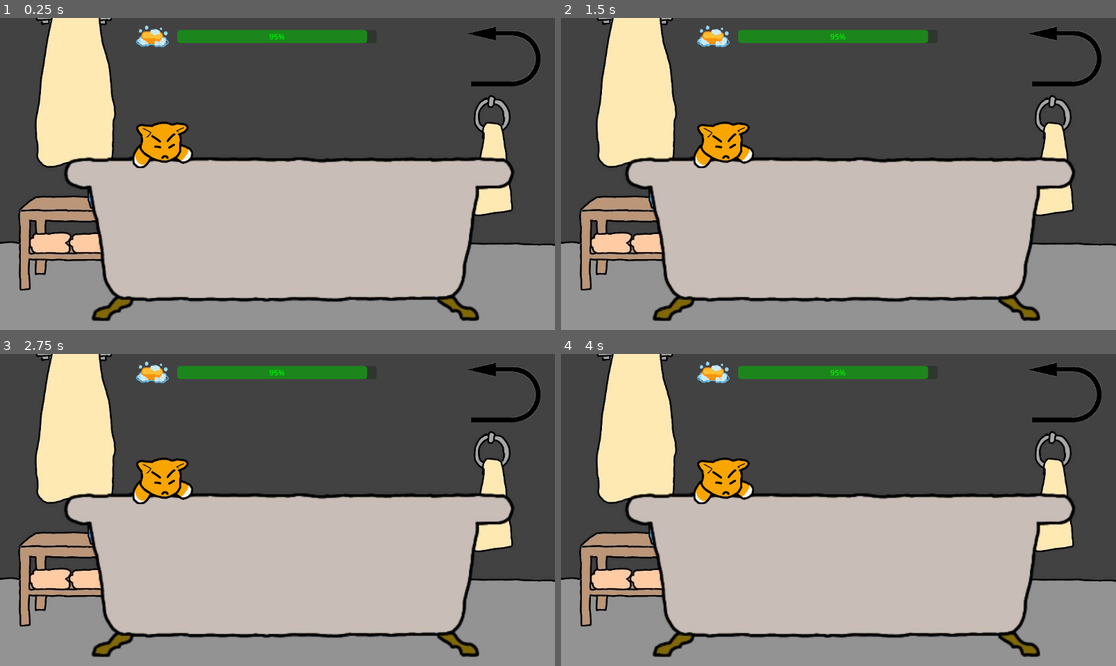
Above: before the commit, frames 1-4 (two rows, left to right).
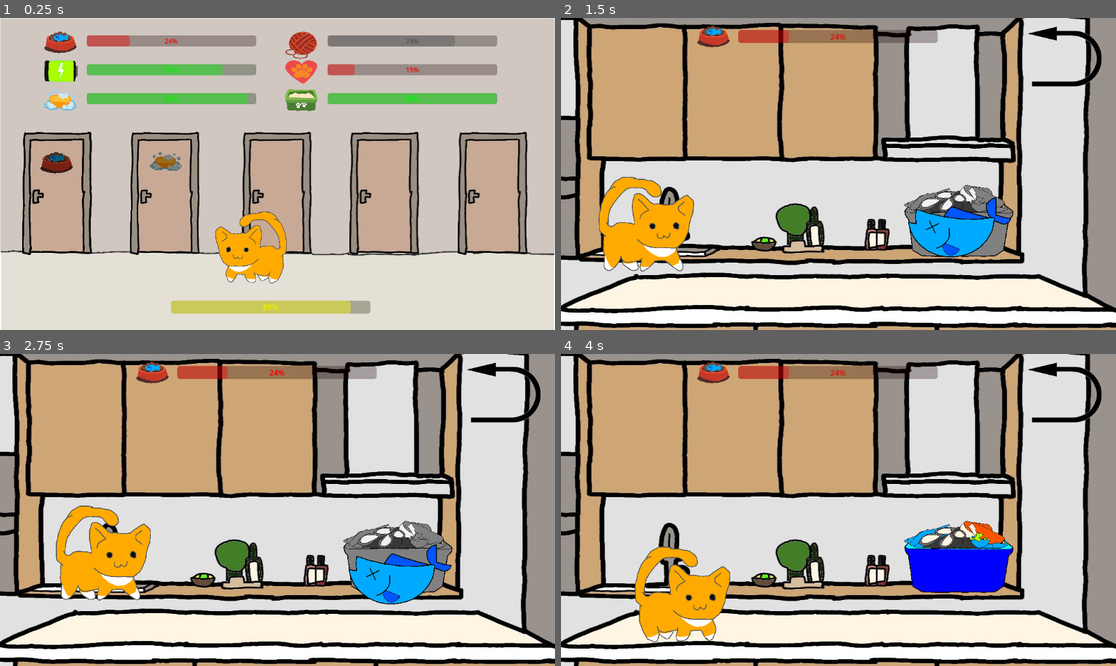
Above: after the commit, the same moments.

Repository: HipolitoThe3rd/Cat-Game
Game: Godot game, scene res://scenes/hub.tscn
Same seed, same stepped clock (60 frames per second), same inputs: the game is played once before the commit and once after it. Before the commit the project starts from res://scenes/bath.tscn.
Inputs (mouse positions are in pixels of both pictures, inside the frame that each line leads up to):
- Up to frame 1 (0.25 s): no input
- Up to frame 2 (1.5 s): click (616, 192) at 0.52 s; click (960, 220) at 1.27 s
- Up to frame 3 (2.75 s): tap Enter (ui_accept) at 2, 2.27 s; move the mouse to (399, 494) at 2.02 s; hold Right (ui_right) from 2.03 s (still down); click (399, 494) at 2.17 s
- Up to frame 4 (4 s): release Right (ui_right) at 2.75 s; drag from (727, 525) to (988, 538) at 2.77 s; move the mouse to (894, 441) at 3.52 s; hold Left (ui_left) from 3.53 s (still down)

The runs differ from the first frame. In frame 1, 91% of the frame differs, in the area x 0-100%, y 0-100%; in frame 2, 97%; in frame 3, 97%; in frame 4, 97%.

Commit message:
ready to publish

Diff:
--- a/project.godot
+++ b/project.godot
@@ -11,7 +11,7 @@
 [application]
 
 config/name="Cat Game"
-run/main_scene="uid://btdexsm00bj22"
+run/main_scene="uid://cax4rbxu3xl4m"
 config/features=PackedStringArray("4.5", "GL Compatibility")
 config/icon="res://icon.svg"
 
--- a/scenes/kitchen.tscn
+++ b/scenes/kitchen.tscn
@@ -58,18 +58,6 @@
 "update": 1,
 "values": [ExtResource("11_n55t6"), ExtResource("11_e7cmp"), ExtResource("12_f125y")]
 }
-tracks/1/type = "value"
-tracks/1/imported = false
-tracks/1/enabled = true
-tracks/1/path = NodePath("Sprite2D:flip_h")
-tracks/1/interp = 1
-tracks/1/loop_wrap = true
-tracks/1/keys = {
-"times": PackedFloat32Array(0),
-"transitions": PackedFloat32Array(1),
-"update": 1,
-"values": [false]
-}
 
 [sub_resource type="Animation" id="Animation_7t3s2"]
 resource_name = "pet"
@@ -100,12 +88,28 @@
 "transitions": PackedFloat32Array(1, 1, 1, 1),
 "update": 1,
 "values": [ExtResource("9_e7cmp"), ExtResource("7_k1cyo"), ExtResource("10_f125y"), ExtResource("7_k1cyo")]
+}
+
+[sub_resource type="Animation" id="Animation_fr5pv"]
+resource_name = "jump"
+tracks/0/type = "value"
+tracks/0/imported = false
+tracks/0/enabled = true
+tracks/0/path = NodePath("Sprite2D:texture")
+tracks/0/interp = 1
+tracks/0/loop_wrap = true
+tracks/0/keys = {
+"times": PackedFloat32Array(0),
+"transitions": PackedFloat32Array(1),
+"update": 1,
+"values": [ExtResource("9_e7cmp")]
 }
 
 [sub_resource type="AnimationLibrary" id="AnimationLibrary_s6eg2"]
 _data = {
 &"RESET": SubResource("Animation_lcd1r"),
 &"full": SubResource("Animation_k1cyo"),
+&"jump": SubResource("Animation_fr5pv"),
 &"pet": SubResource("Animation_7t3s2"),
 &"walk": SubResource("Animation_4oyfp")
 }
@@ -157,7 +161,6 @@
 
 [node name="Sprite2D" type="Sprite2D" parent="Cat"]
 texture = ExtResource("7_k1cyo")
-flip_h = true
 
 [node name="CollisionShape2D" type="CollisionShape2D" parent="Cat"]
 position = Vector2(0, 100)
--- a/scripts/cat_kitchen.gd
+++ b/scripts/cat_kitchen.gd
@@ -5,6 +5,7 @@
 const JUMP_VELOCITY = -600.0
 
 @onready var sprite = $Sprite2D
+@onready var anim = $AnimationPlayer
 @onready var sfx_happy = $AudioCat/MeowHappy
 @onready var sfx_angry = $AudioCat/MeowAngry
 @onready var sfx_eat = $AudioCat/EatFish
@@ -13,23 +14,42 @@
 var target: Fish # the fish that the Cat is targeting, if any
 
 func _physics_process(delta: float) -> void:
-	if direction:
-		velocity.x = direction * SPEED
+
+	# handle full Cat
+	if Global.hunger >= 100:
+		velocity.x = 0
 	else:
-		velocity.x = move_toward(velocity.x, 0, SPEED)
+		# handle walking
+		if direction:
+			velocity.x = direction * SPEED
+		else:
+			velocity.x = move_toward(velocity.x, 0, SPEED)
 
-	if direction == 1: # if moving right
-		sprite.flip_h = direction # flip sprite
-	elif direction == -1: # if moving left
-		sprite.flip_h = 0 # don't flip sprite
+		# jump when fish is dropped
+		if target == null:
+			pass
+		else:
+			if target.is_dragging == false && velocity.y == 0:
+				velocity.y = JUMP_VELOCITY
+				if anim.current_animation != "jump":
+					anim.play("jump")
 
-	if target == null:
-		pass
-	else:
-		if target.is_dragging == false && velocity.y == 0:
-			velocity.y = JUMP_VELOCITY
+	# handle sprite direction
+		if direction == 1: # if moving right
+			sprite.flip_h = direction # flip sprite
+		elif direction == -1: # if moving left
+			sprite.flip_h = 0 # don't flip sprite
 
 	velocity.y += get_gravity().y * delta
+
+	#print("velocity.y: ", velocity.y)
+	#print("velocity.x: ", velocity.x)
+	#print("anim.current_animation: ", anim.current_animation)
+	#print("hunger: ", Global.hunger)
+	if velocity.y > 16.5 and velocity.y < 300 and velocity.x != 0 and anim.current_animation != "walk" and Global.hunger < 100:
+		anim.play("walk")
+
+
 
 	move_and_slide()
 
Not shown: 1 places in scenes/kitchen.tscn that only renumber resources
Binary file changed: sprites/cat_full_0.png
Binary file changed: sprites/cat_full_1.png
Binary file changed: sprites/cat_full_2.png
Not shown, changed: .gitignore
